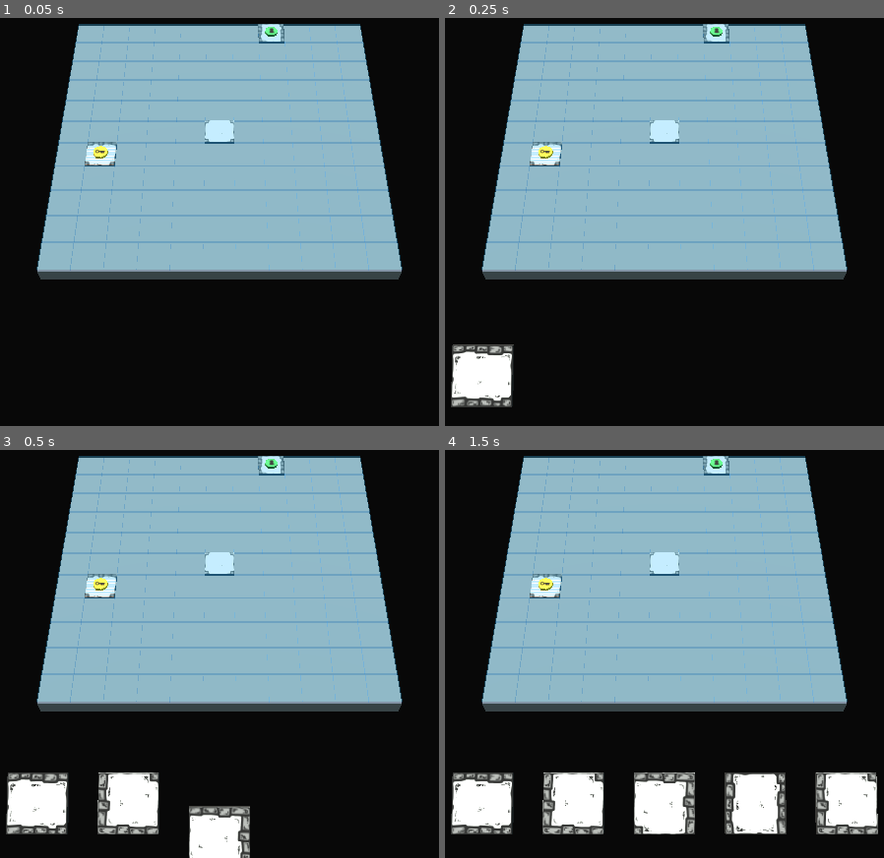
Above: before the commit, frames 1-4 (two rows, left to right).
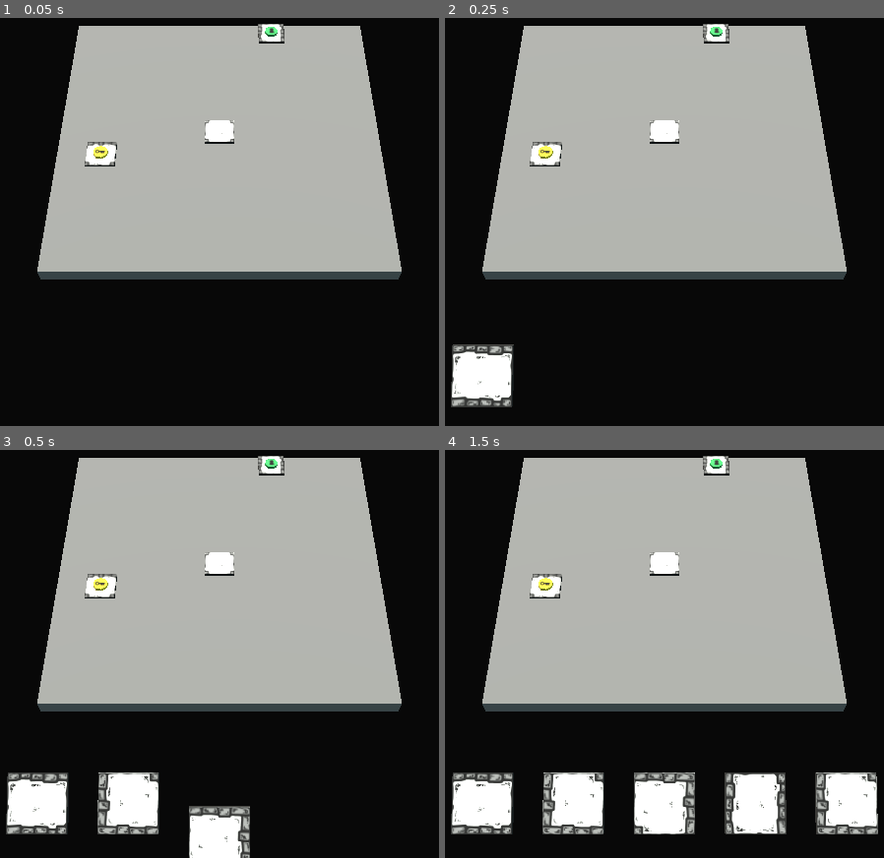
Above: after the commit, the same moments.

Repository: Cybierre-Koffee-Studio/GameOff2023
Game: Godot game, scene res://scenes/main.tscn
The game is run twice, just before and just after one commit, with the same random seed, the same clock (stepped at 60 frames per second) and the same inputs.
Inputs (mouse positions are in pixels of both pictures, inside the frame that each line leads up to):
- Up to frame 1 (0.05 s): no input
- Up to frame 2 (0.25 s): no input
- Up to frame 3 (0.5 s): no input
- Up to frame 4 (1.5 s): tap Enter (ui_accept) at 0.5, 0.77, 1.25 s; move the mouse to (835, 613) at 0.52 s; hold D (AllerADroite) 0.53-1.28 s; tap S (Reculer) at 0.6 s; click (835, 613) at 0.67 s; move the mouse to (506, 658) at 1.27 s; hold Down (ui_down) from 1.28 s (still down); tap E (rotaCamDroite) at 1.35 s

The runs differ from the first frame. In frame 1, 45% of the frame differs, in the area x 8-92%, y 1-63%; in frame 2, 45%; in frame 3, 45%; in frame 4, 45%.

Commit message:
slots de tuiles invisibles

Diff:
--- a/godot/scenes/board/tile_slot.gd
+++ b/godot/scenes/board/tile_slot.gd
@@ -11,7 +11,7 @@
 func _ready():
 
     material = StandardMaterial3D.new()
-    material.albedo_color = COLOR_FOCUS
+    material.albedo_color = COLOR_BLUR
     material.transparency = BaseMaterial3D.TRANSPARENCY_ALPHA
     $Mesh.set_surface_override_material(0,material)
 
